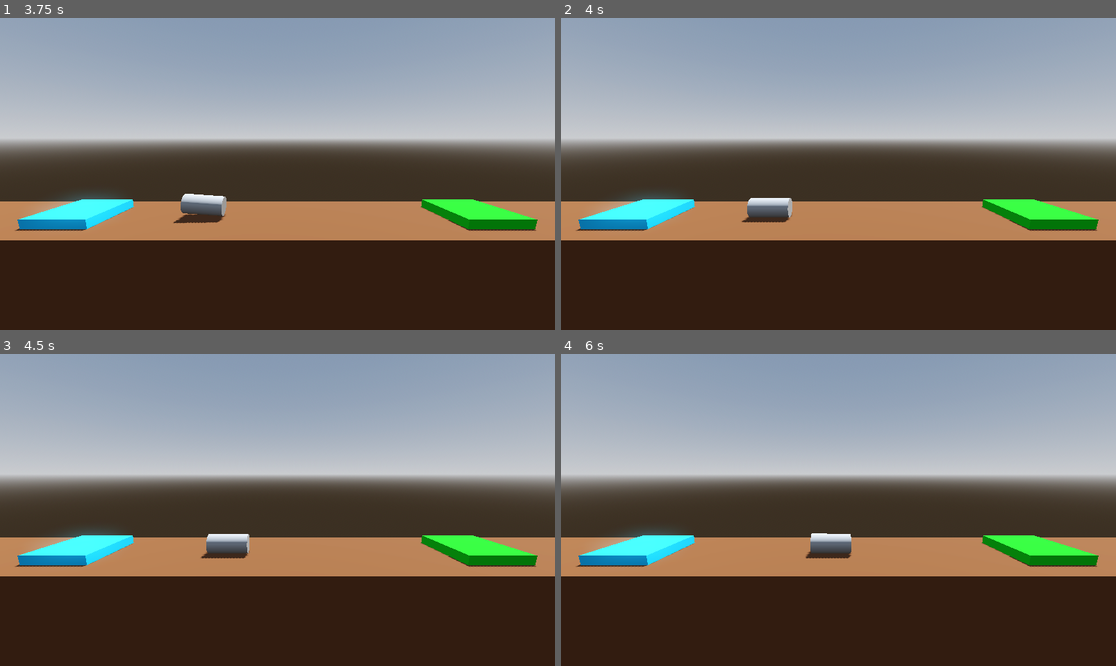
Above: before the commit, frames 1-4 (two rows, left to right).
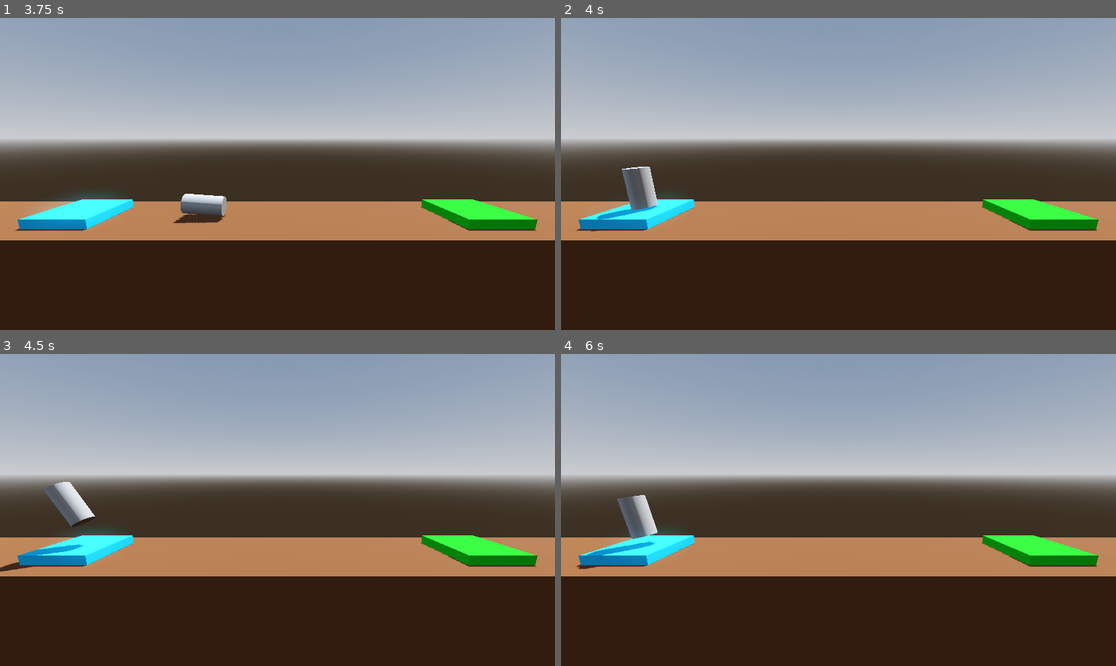
Above: after the commit, the same moments.

Repository: FabioAVSilva/projectboost
Game: Godot game, scene res://Level/level.tscn
Two runs of this game, one before a commit and one after it. Both use one fixed random seed, a clock stepped at 60 frames per second and the inputs below.
Inputs:
- Up to frame 1 (3.75 s): tap Enter at 0.5 s; hold D (rotate_right) 0.53-1.28 s; hold Space (boost) 0.53-1.28 s; hold A (rotate_left) 1.28-2.03 s; tap Space (boost) at 1.35, 2.85 s; hold Space (boost) 2.03-2.78 s; hold D (rotate_right) 2.03-3.53 s; hold A (rotate_left) from 3.53 s (still down); hold Space (boost) from 3.53 s (still down)
- Up to frame 2 (4 s): keep holding A (rotate_left); keep holding Space (boost)
- Up to frame 3 (4.5 s): keep holding A (rotate_left); release Space (boost) at 4.28 s; tap Space (boost) at 4.35 s
- Up to frame 4 (6 s): hold Space (boost) 5.03-5.78 s; release A (rotate_left) at 5.78 s; hold D (rotate_right) from 5.78 s (still down); tap Space (boost) at 5.85 s

Frame 1 is identical in both runs. In frame 2, 1.4% of the frame differs, in the area x 5-42%, y 47-69%; in frame 3, 1.5%, in the area x 0-45%, y 40-70%; in frame 4, 1.5%.

Commit message:
Implements level completion and crash sequences
Adds level completion and crash sequences to handle different game events.

Completes the level upon entering a "Goal" area and displays a "Level Complete" message before quitting the game.
Triggers a crash sequence upon entering a "Hazard" area, displaying a "Kaboom!!" message and reloading the current scene.

Diff:
--- a/player.gd
+++ b/player.gd
@@ -20,6 +20,15 @@
 
 func _on_body_entered(body: Node) -> void:
 	if "Goal" in body.get_groups():
-		print("You win!")
+		complete_level()
 	elif "Hazard" in body.get_groups():
-		print("You crashed!")
+		crash_sequence()
+
+
+func crash_sequence() -> void:
+	print("Kaboom!!")
+	get_tree().reload_current_scene()
+
+func complete_level() -> void:
+	print("Level Complete")
+	get_tree().quit()
